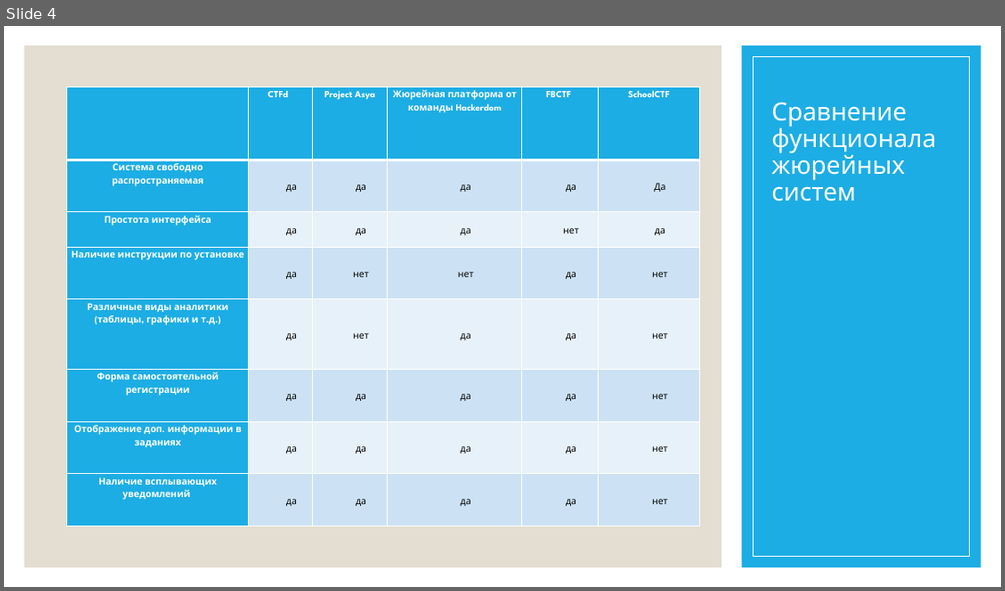
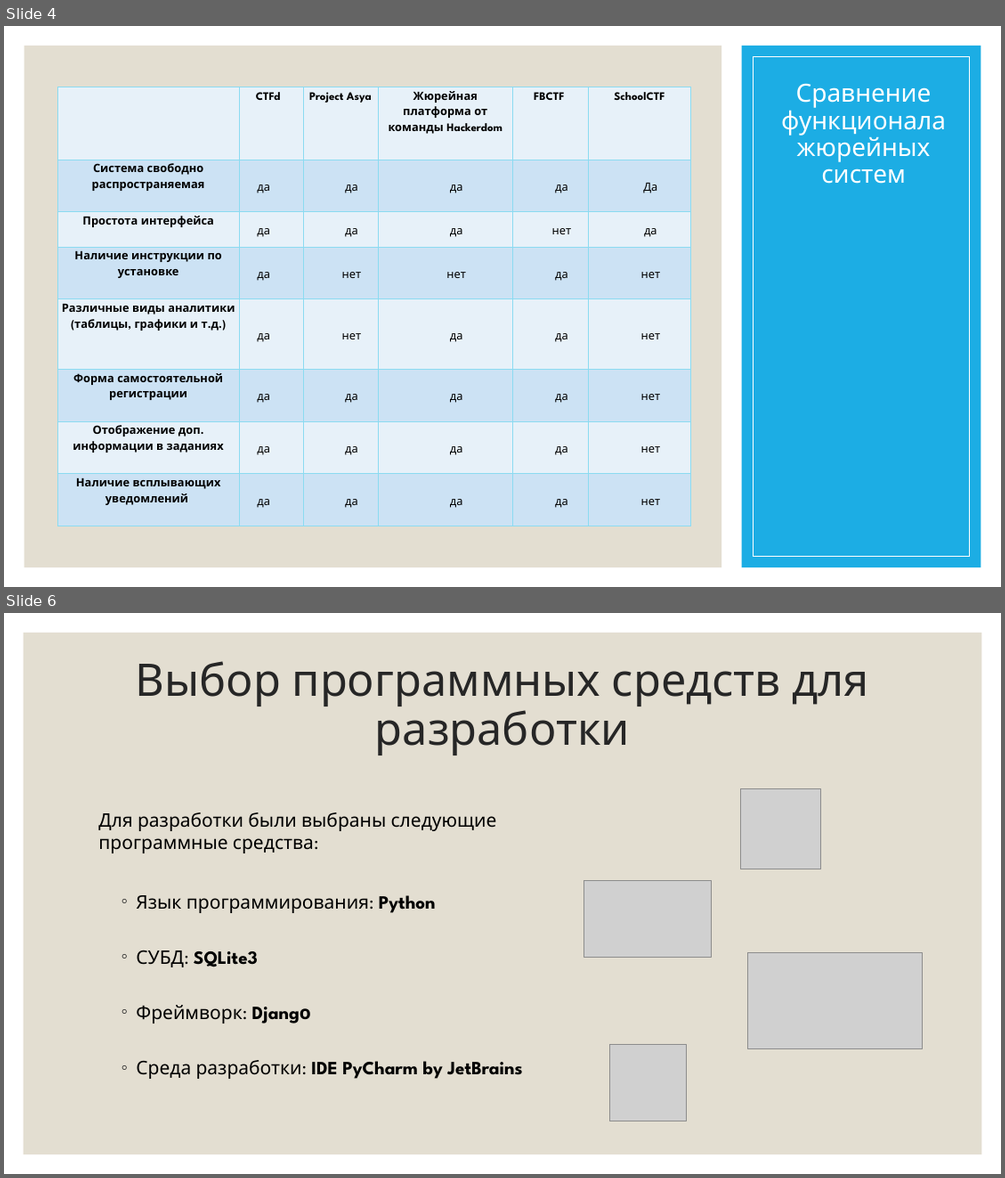
Before and after one commit to PolMarzia/diplom, a slide deck: Prez.pptx. Shown one above the other, each under a label of ours: slide 4 before the commit, slides 4 and 6 after it; the slides between them are not shown. The pictures are 1005x591 and 1005x1178 pixels, drawn with LibreOffice and Linux fonts; fonts in the diff are those of the drawing; grey boxes stand for pictures. Boxes give left, top, right and bottom in pixels: in the first picture for what was removed or moved away, otherwise in the second. Text is boxed around its words. In the diff, an @@ line names an element or a change of style, - is before the commit and + after.

```diff
--- a/Prez.pptx
+++ b/Prez.pptx
@@ slide 6 added at (x1=4, y1=613, x2=1001, y2=1174), background #FFFFFF @@
@@ rectangle added at (x1=24, y1=633, x2=982, y2=1154), fill #E3DED1 @@
@@ title added at (x1=136, y1=661, x2=869, y2=755), 43.2 pt, text #262626 @@
+Выбор программных средств для разработки
@@ picture added at (x1=741, y1=788, x2=821, y2=869) @@
@@ text added at (x1=98, y1=812, x2=522, y2=1078), 18 pt, text #000000 @@
+Для разработки были выбраны следующие программные средства:
+  ◦ Язык программирования: Python
+  ◦ СУБД: SQLite3
+  ◦ Фреймворк: Djangо
+  ◦ Среда разработки: IDE PyCharm by JetBrains
@@ picture added at (x1=584, y1=880, x2=712, y2=957) @@
@@ picture added at (x1=748, y1=952, x2=922, y2=1048) @@
@@ picture added at (x1=610, y1=1044, x2=687, y2=1121) @@
@@ slide 4 changed as well @@
@@ title "Сравнение функционала жюрейных систем" at (x1=781, y1=83, x2=946, y2=184): alignment left to centre @@
@@ table at (x1=57, y1=87, x2=691, y2=526) @@
@@ fill #1CADE4 to #E8F1FA in 9 cells @@
@@ fill #1CADE4 to #CDE3F5 in 4 cells @@
@@ size 9 to 11 pt @@
@@ text colour #FFFFFF to #000000 in "CTFd", "Project Asya", "Жюрейная платформа от команды Hackerdom", "FBCTF" and 8 more places @@
@@ indent changed @@
@@ borders changed @@
@@ table moved from (x1=67, y1=87, x2=700, y2=526) to (x1=57, y1=87, x2=691, y2=526) @@
```
Also in this commit, not shown: 3 other slides changed, 11 other slides added, 7 other files.
